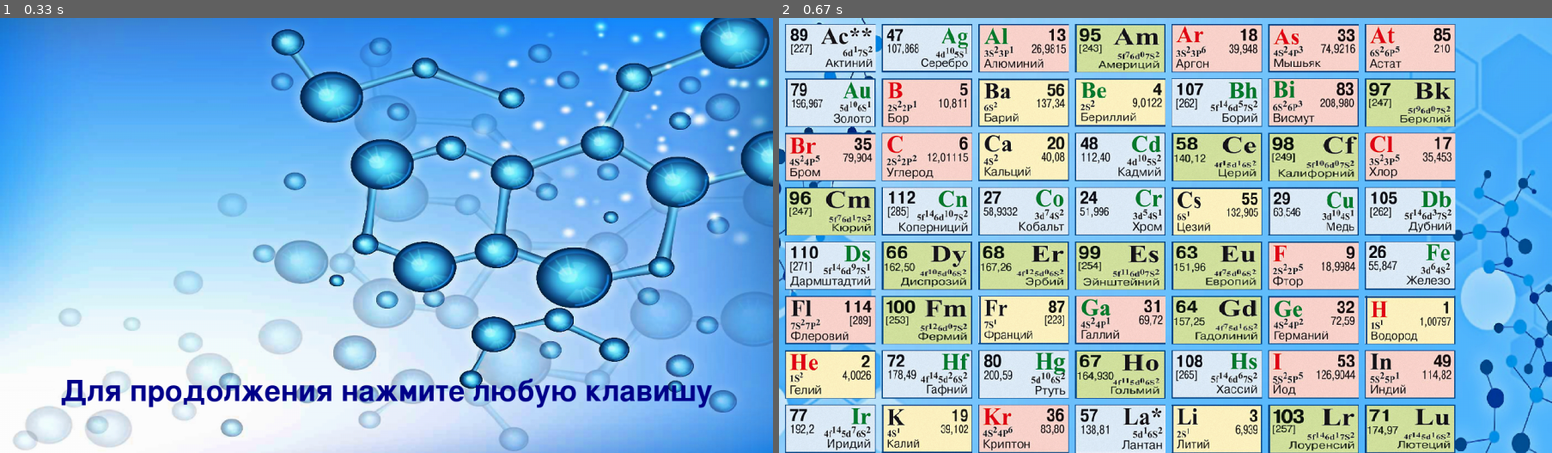
Above: before the commit, frames 1-2 (left to right).
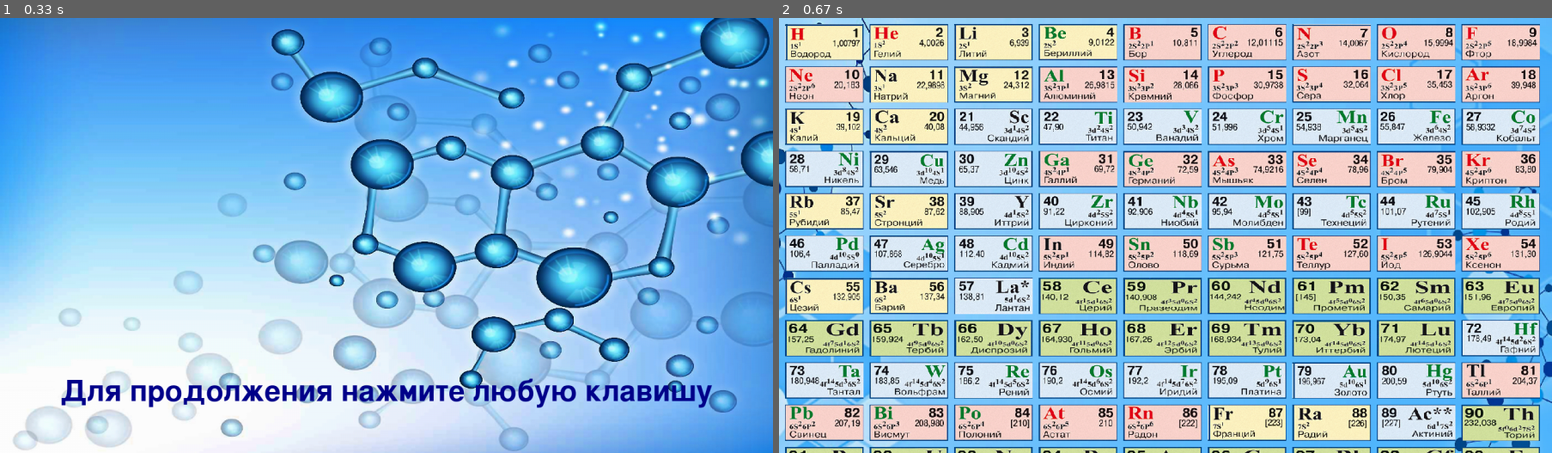
Above: after the commit, the same moments.

Repository: MihailMuh/CFB
Game: pygame game, started from main.py
Two runs of this game, one before a commit and one after it. Both use one fixed random seed, a clock stepped at 60 frames per second and the inputs below.
Inputs:
- Up to frame 1 (0.33 s): no input
- Up to frame 2 (0.67 s): tap Enter at 0.33 s

Frame 1 is identical in both runs. In frame 2, 82% of the frame differs, in the area x 0-99%, y 1-100%.

Commit message:
Refactoring

Diff:
--- a/main.py
+++ b/main.py
@@ -4,12 +4,13 @@
 from assets.scripts.windows import *
 from assets.scripts.font import Font
 from assets.scripts.statuses import *
+from assets.scripts.chemical_elements import chemical_elements
 
 
 class Game:
     def __init__(self):
         self.screen = pygame.display.set_mode((SCREEN_WIDTH, SCREEN_HEIGHT), pygame.FULLSCREEN |
-                                              pygame.HWSURFACE | pygame.DOUBLEBUF | pygame.SCALED, vsync=True)
+                                              pygame.HWSURFACE | pygame.DOUBLEBUF, vsync=True)
         self.clock = pygame.time.Clock()
 
         self.all_sprites = pygame.sprite.Group()
@@ -58,14 +59,20 @@
         self.all_sprites = pygame.sprite.Group()
         x = 10
         y = 10
-        endX = SCREEN_WIDTH - 160
-        for i in range(118):
-            self.all_sprites.add(Button(x, y, load_image("elements/" + str(i) + ".png", (150, 80))))
+        width = 130
+        height = 60
+        step_x = width + x
+        step_y = height + y
+        end_x = SCREEN_WIDTH - step_x
+        keys = chemical_elements.keys()
 
-            x += 160
-            if x >= endX:
+        for k in keys:
+            self.all_sprites.add(Button(x, y, load_image("elements/" + k + ".jpg", (width, height))))
+
+            x += step_x
+            if x >= end_x:
                 x = 10
-                y += 90
+                y += step_y
 
         self.font = None
 
Binary file removed: assets/images/elements/0.png
Binary file removed: assets/images/elements/1.png
Binary file removed: assets/images/elements/10.png
Binary file removed: assets/images/elements/100.png
Binary file removed: assets/images/elements/101.png
Binary file removed: assets/images/elements/102.png
Binary file removed: assets/images/elements/103.png
Binary file removed: assets/images/elements/104.png
Binary file removed: assets/images/elements/105.png
Binary file removed: assets/images/elements/106.png
Binary file removed: assets/images/elements/107.png
Binary file removed: assets/images/elements/108.png
(and 224 more such lines)
